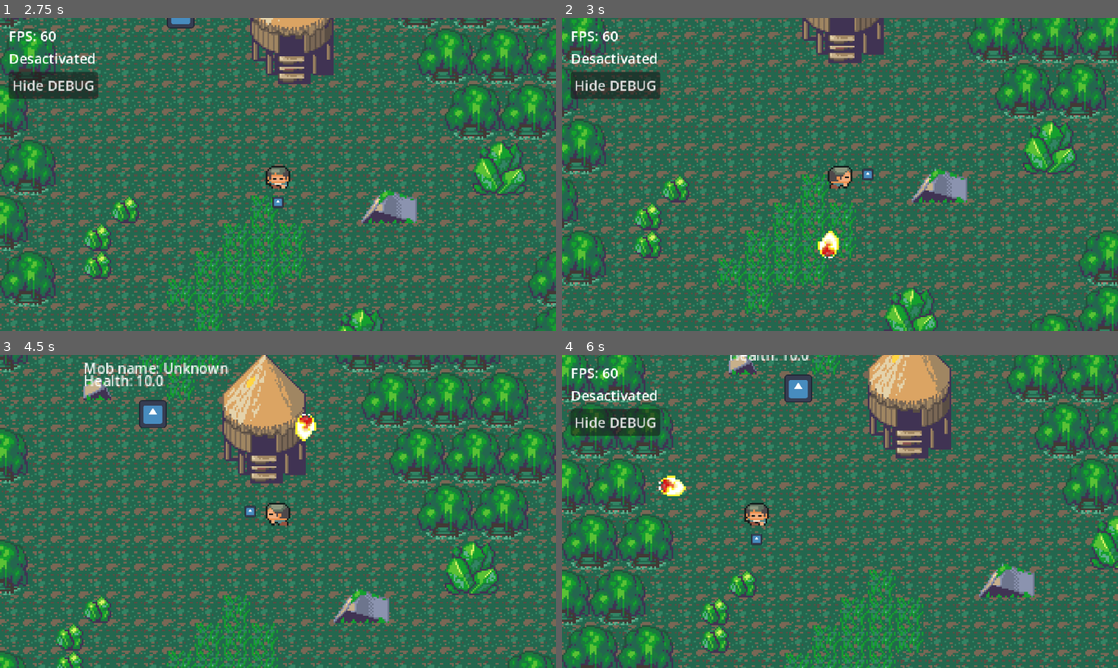
Above: before the commit, frames 1-4 (two rows, left to right).
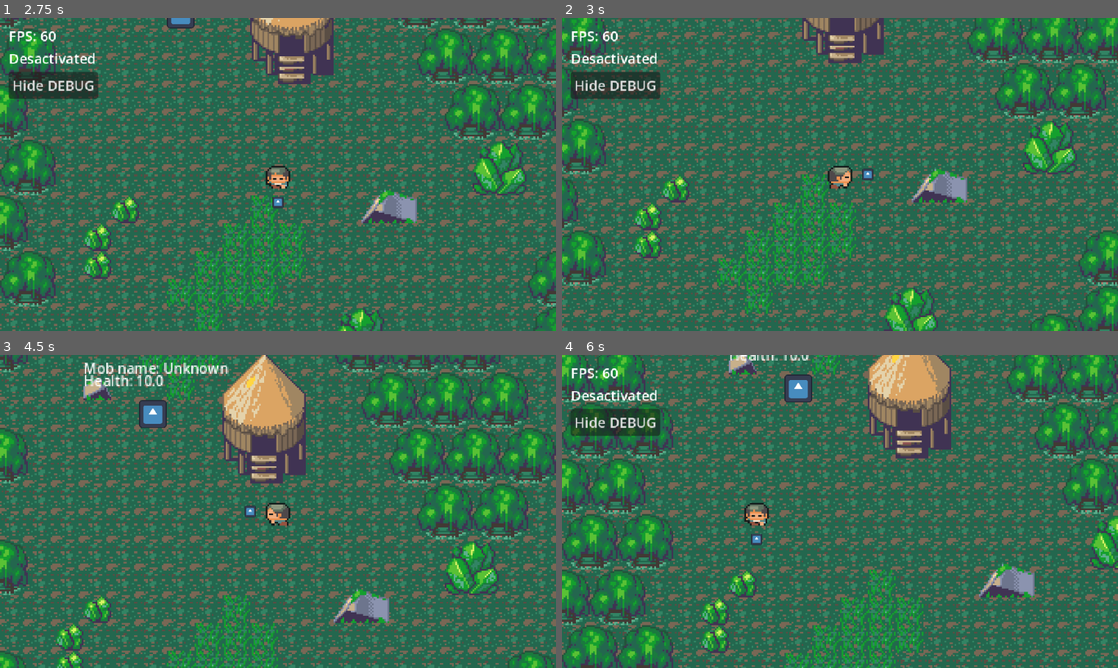
Above: after the commit, the same moments.

Repository: Shayan-Bidelogne/Pi_RPG_Discord
Game: Godot game, scene res://src/maps/overworld.tscn
The game is run twice, just before and just after one commit, with the same random seed, the same clock (stepped at 60 frames per second) and the same inputs. The engine's default icon, where the game draws it, is replaced by a stand-in: a white triangle on a blue panel in a dark square.
Inputs:
- Up to frame 1 (2.75 s): click "Hide DEBUG" at 0.5 s; tap Enter at 1.25 s; hold Right (ui_right) 1.28-2.03 s; hold Z (shoot) 1.28-2.03 s; tap Space at 2 s; hold Down (ui_down) from 2.03 s (still down); tap U at 2.1 s
- Up to frame 2 (3 s): release Down (ui_down) at 2.78 s; hold Right (ui_right) from 2.78 s (still down); hold Z (shoot) from 2.78 s (still down)
- Up to frame 3 (4.5 s): release Right (ui_right) at 3.53 s; release Z (shoot) at 3.53 s; hold Up (ui_up) 3.53-4.28 s; tap U at 3.6 s; hold Left (ui_left) from 4.28 s (still down); hold Z (shoot) from 4.28 s (still down)
- Up to frame 4 (6 s): release Z (shoot) at 5.03 s; tap U at 5.1 s; release Left (ui_left) at 5.78 s; hold Down (ui_down) from 5.78 s (still down); hold Z (shoot) from 5.78 s (still down)

Frame 1 is identical in both runs. In frame 2, 0.2% of the frame differs, in the area x 46-50%, y 68-77%; in frame 3, 0.2%; in frame 4, 0.2%.
Error after the commit: Parse Error: Cannot get return value of call to "queue_free()" because it returns "void". (res://src/system/combat/projectile/fireball.gd:12)

Commit message:
Update fireball.gd
Replace blocking instruction by a simple signal.

Diff:
--- a/PiRPG/src/system/combat/projectile/fireball.gd
+++ b/PiRPG/src/system/combat/projectile/fireball.gd
@@ -3,18 +3,21 @@
 # General variables
 @export var projectile_speed: int = 240
 @export var lifetime: float = 1.5
+
 var direction := Vector2.ZERO
 
+
 func _ready() -> void:
-	await get_tree().create_timer(lifetime).timeout # Start a timer of 'lifetime'
-	queue_free()
+	# Delete the fire ball when lasting too long.
+	get_tree().create_timer(lifetime).timeout.connect(queue_free())
 
-# This function updates every second (Delta is the time passed since the last frame)
+
 func _process(delta: float) -> void:
 	position += direction * projectile_speed * delta # Move the projectile in the direction is facing
 	if position.x < -100 or position.x > 2000:
 		queue_free() # If it gets out of the screen, destroy it.
 
+
 func _on_area_entered(area: Area2D) -> void:
 	# Here we'll manage if the fireball hit and enemy or another object!
 	queue_free()
